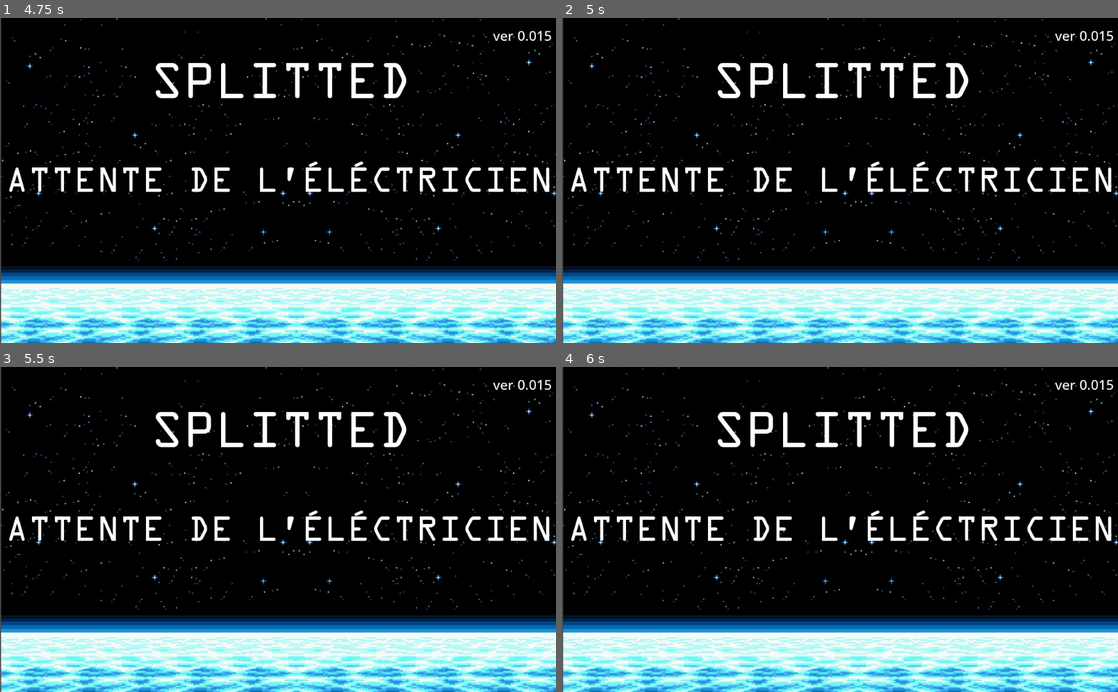
Above: before the commit, frames 1-4 (two rows, left to right).
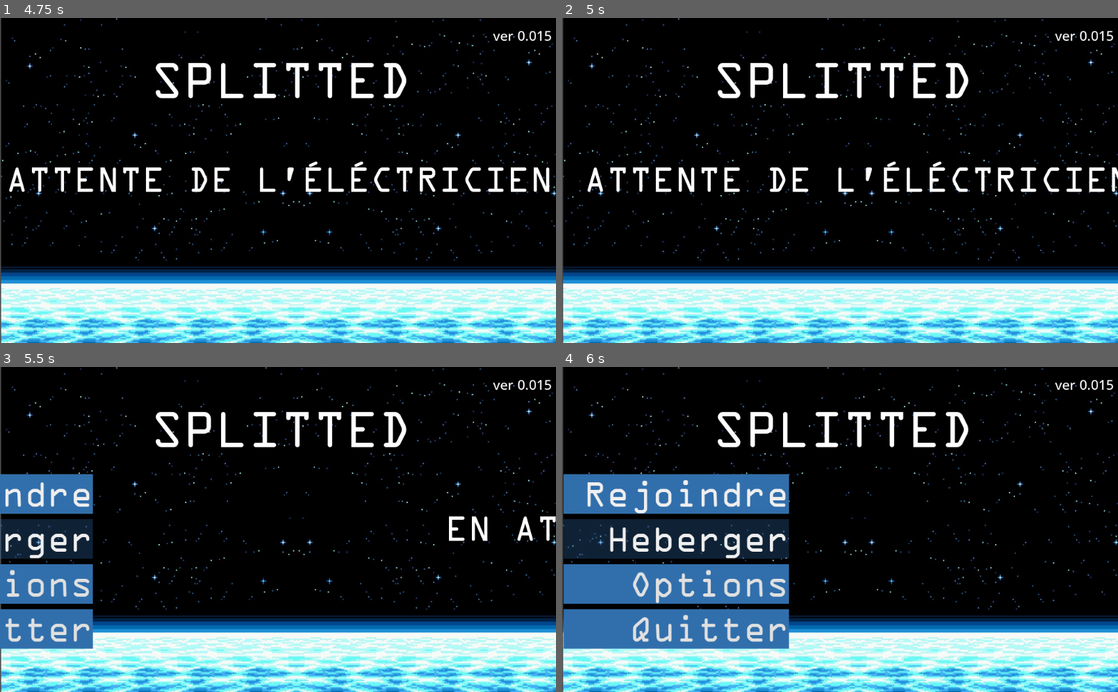
Above: after the commit, the same moments.

Repository: Savro01/Splitted
Game: Godot game, scene res://Scenes/MainMenu.tscn
The game is run twice, just before and just after one commit, with the same random seed, the same clock (stepped at 60 frames per second) and the same inputs.
Inputs:
- Up to frame 1 (4.75 s): click "Heberger" at 0.5 s; hold D (move_right) 1.28-2.03 s; hold E (object_interact) 1.28-2.03 s; tap Enter at 2 s; hold S (move_down) 2.03-2.78 s; tap E (object_interact) at 2.1, 3.6 s; hold D (move_right) 2.78-3.53 s; hold E (object_interact) 2.78-3.53 s; tap Space at 3.5 s; hold Up (move_up) 3.53-4.28 s; hold Left (move_left) from 4.28 s (still down); hold E (object_interact) from 4.28 s (still down)
- Up to frame 2 (5 s): keep holding Left (move_left); keep holding E (object_interact); tap Escape (ui_cancel) at 4.9 s
- Up to frame 3 (5.5 s): keep holding Left (move_left); release E (object_interact) at 5.03 s; tap E (object_interact) at 5.1 s
- Up to frame 4 (6 s): release Left (move_left) at 5.78 s; hold S (move_down) from 5.78 s (still down); hold E (object_interact) from 5.78 s (still down)

Frame 1 is identical in both runs. In frame 2, 3.3% of the frame differs, in the area x 1-100%, y 44-54%; in frame 3, 10%; in frame 4, 21%, in the area x 0-99%, y 32-87%.

Commit message:
menu gesture improvments

Diff:
--- a/Scenes/MainMenu.gd
+++ b/Scenes/MainMenu.gd
@@ -13,14 +13,33 @@
 
 
 # Called every frame. 'delta' is the elapsed time since the previous frame.
-#func _process(delta):
-#	pass
+func _process(delta):
+	if $RejoindreContainer.visible and Input.is_action_pressed("ui_cancel"):
+		$AnimationMenu.play_backwards("AnimationMenu")
+		var t = Timer.new()
+		t.set_wait_time(1)
+		self.add_child(t)
+		t.start()
+		yield(t, "timeout")
+		$RejoindreContainer.hide()
+
+	if $Attente.visible and Input.is_action_pressed("ui_cancel"):
+		$AnimationMenu.play_backwards("AnimationMenu")
+		var t = Timer.new()
+		t.set_wait_time(1)
+		self.add_child(t)
+		t.start()
+		yield(t, "timeout")
+		$Attente.hide()
 
 
 func _on_Rejoindre_pressed():
 	$RejoindreContainer.show()
 	$AnimationMenu.play("AnimationMenu")
 	Network.start(false)
+
+
+
 
 func _on_Heberger_pressed():
 	$Attente.show()
--- a/project.godot
+++ b/project.godot
@@ -71,6 +71,10 @@
 "events": [ Object(InputEventKey,"resource_local_to_scene":false,"resource_name":"","device":0,"alt":false,"shift":false,"control":false,"meta":false,"command":false,"pressed":false,"scancode":69,"unicode":0,"echo":false,"script":null)
  ]
 }
+esca={
+"deadzone": 0.5,
+"events": [  ]
+}
 
 [physics]
 
